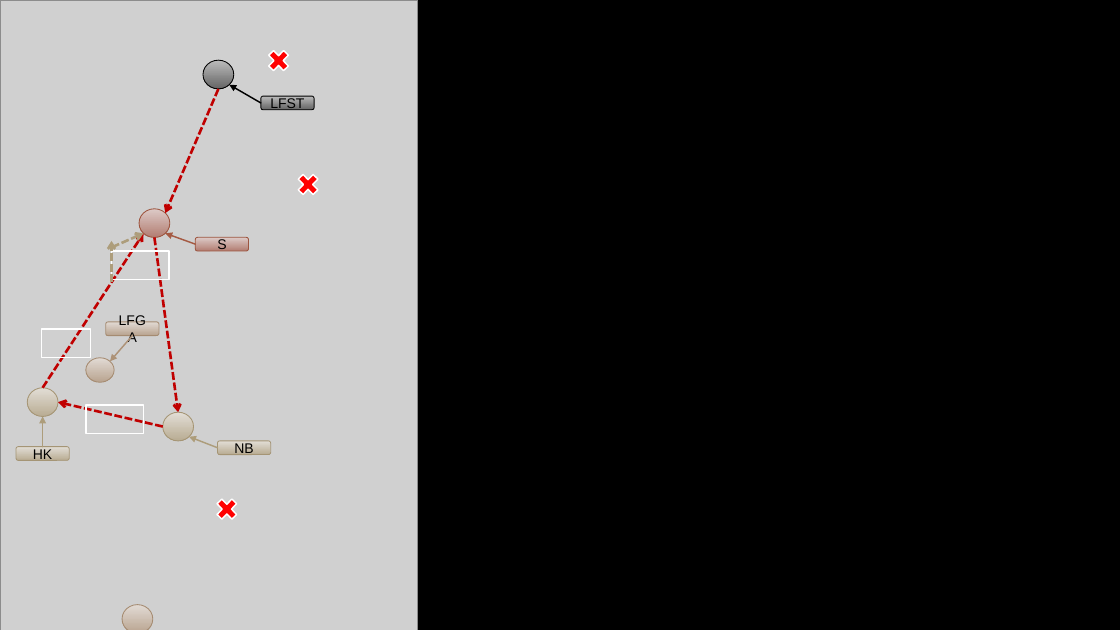
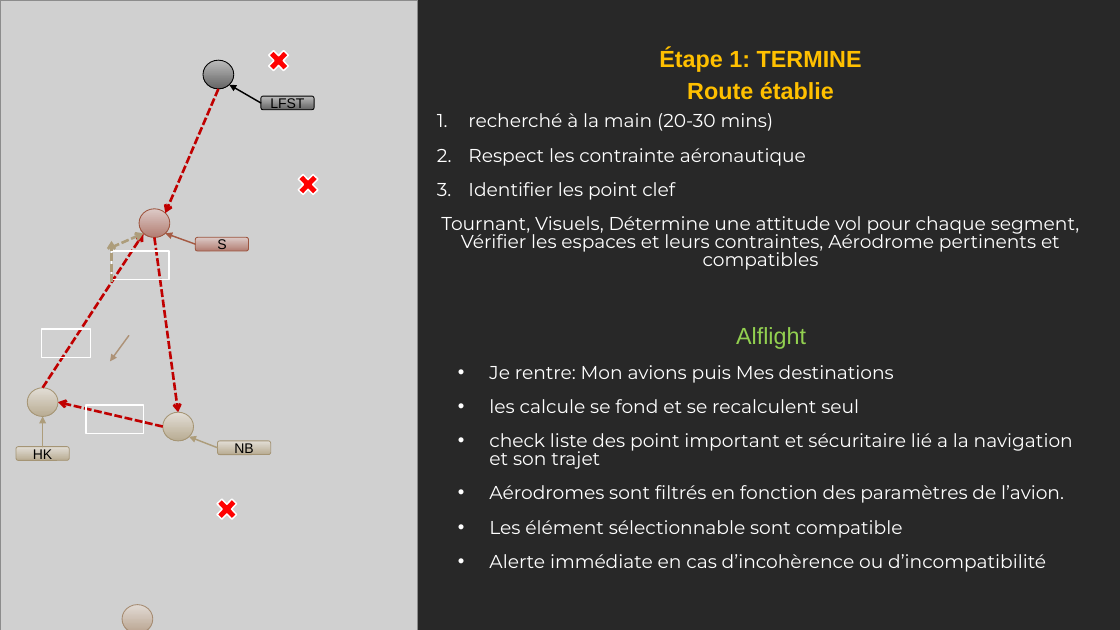
Before and after one commit to Ne0hermes/alflight, a slide deck: slide 7 of ALFlight_Presentation_Complete.pptx. Drawn at 1120x630 pixels with LibreOffice and Linux fonts; fonts in the diff are those of the drawing; grey boxes stand for pictures. Boxes give left, top, right and bottom in pixels: in the first picture for what was removed or moved away, otherwise in the second. Text is boxed around its words. In the diff, an @@ line names an element or a change of style, - is before the commit and + after.

```diff
--- a/ALFlight_Presentation_Complete.pptx
+++ b/ALFlight_Presentation_Complete.pptx
@@ background #000000 to #282828 @@
@@ text added at (441, 49, 1079, 572), 16 pt, text #FFFFFF @@
+Étape 1: TERMINE
+Route établie
+1. recherché à la main (20-30 mins)
+2. Respect les contrainte aéronautique
+3. Identifier les point clef
+Tournant, Visuels, Détermine une attitude vol pour chaque segment, Vérifier les espaces et leurs contraintes, Aérodrome pertinents et compatibles
+  Alflight
+  • Je rentre: Mon avions puis Mes destinations
+  • les calcule se fond et se recalculent seul
+  • check liste des point important et sécuritaire lié a la navigation et son trajet
+  • Aérodromes sont filtrés en fonction des paramètres de l’avion.
+  • Les élément sélectionnable sont compatible
+  • Alerte immédiate en cas d’incohèrence ou d’incompatibilité
@@ rounded rectangle removed at (106, 322, 159, 335) @@
-LFGA
@@ ellipse removed at (86, 358, 114, 382) @@
@@ arrow moved from (133, 336) - (110, 361) to (129, 336) - (110, 361) @@
```
Also in this commit, not shown: 28 other slides changed, 5 slides added, 1 slide removed, 34 other files.
